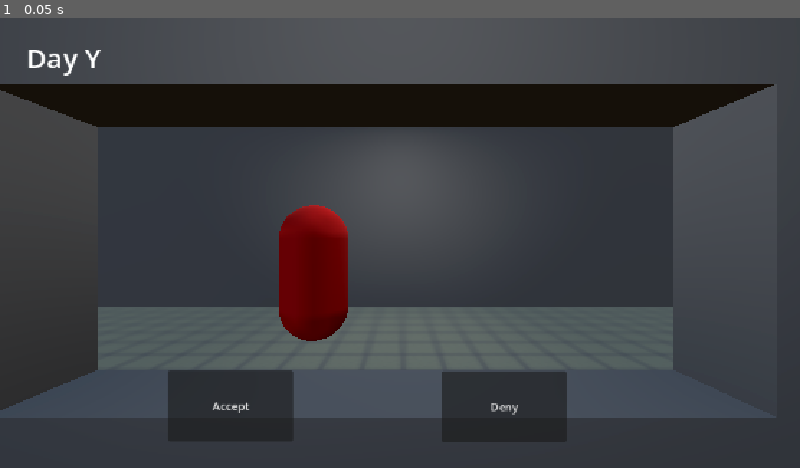
Above: before the commit, frame 1.
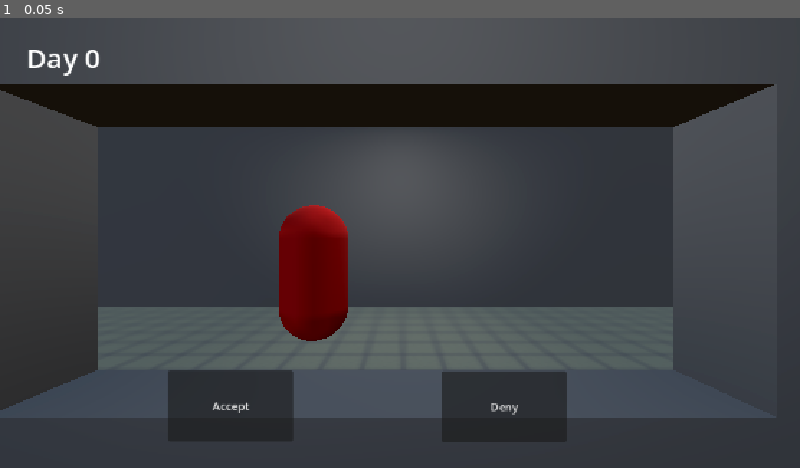
Above: after the commit, the same moment.

Repository: tuff-games-inc/inspector
Game: Godot game, scene res://main.tscn
Two runs of this game, one before a commit and one after it. Both use one fixed random seed, a clock stepped at 60 frames per second and the inputs below.
Inputs:
- Up to frame 1 (0.05 s): no input

The runs differ from the first frame. In frame 1, less than 0.1% of the frame differs, in the area x 10-13%, y 7-12%.

Commit message:
make the day counter go up every day

Diff:
--- a/scripts/gui_handler.gd
+++ b/scripts/gui_handler.gd
@@ -1,9 +1,10 @@
 extends Node2D
 
 var day: int = 0
+@onready var day_counter = $Day
 # Called when the node enters the scene tree for the first time.
 func _ready() -> void:
-	pass # Replace with function body.
+	day_counter.text = "Day 0"
 
 
 # Called every frame. 'delta' is the elapsed time since the previous frame.
@@ -12,7 +13,8 @@
 
 
 func _on_timer_timeout() -> void:
-	print("timer up")
+	print("day ended")
 	day += 1
-	print(day)
+	var day_string = "Day %s"
+	day_counter.text = day_string % day
 	pass # Replace with function body.
